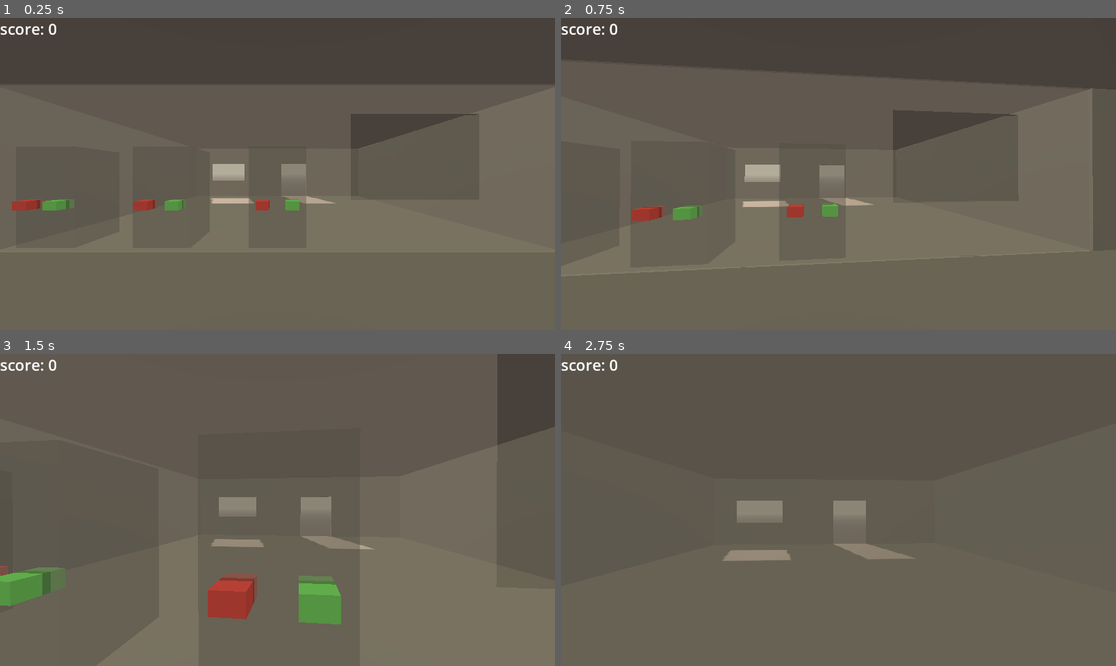
Above: before the commit, frames 1-4 (two rows, left to right).
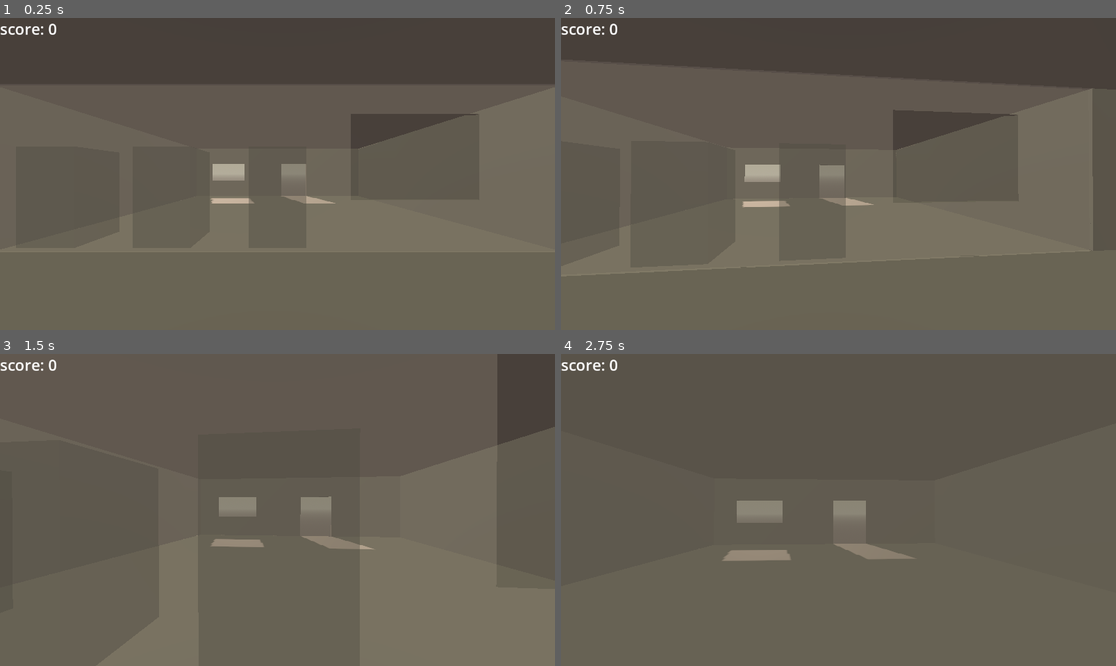
Above: after the commit, the same moments.

Repository: Sunday-Studio-Team/cafe
Game: Godot game, scene res://main.tscn
The game is run twice, just before and just after one commit, with the same random seed, the same clock (stepped at 60 frames per second) and the same inputs.
Inputs (mouse positions are in pixels of both pictures, inside the frame that each line leads up to):
- Up to frame 1 (0.25 s): no input
- Up to frame 2 (0.75 s): tap Enter at 0.5 s; move the mouse to (866, 174) at 0.52 s; hold W (move_forward) from 0.53 s (still down); tap I at 0.6 s
- Up to frame 3 (1.5 s): keep holding W (move_forward); move the mouse to (249, 510) at 1.27 s; tap I at 1.35 s
- Up to frame 4 (2.75 s): keep holding W (move_forward); move the mouse to (849, 503) at 2.02 s; tap I at 2.1 s

The runs differ from the first frame. In frame 1, 0.8% of the frame differs, in the area x 2-54%, y 58-62%; in frame 2, 0.7%; in frame 3, 3.1%, in the area x 0-62%, y 67-87%; in frame 4, nothing differs.

Commit message:
improve readability of machines

Diff:
--- a/godot/machine.gd
+++ b/godot/machine.gd
@@ -4,17 +4,20 @@
 @export var spot_for_customer: Marker3D
 @export var progress_bar: TextureProgressBar
 @export var timer: Timer
-@export var current_order_indicator: Label3D
+@export var customer_order_indicator: Label3D
 @export var final_order_indicator: Label3D
 @export var score_label: Label3D
 @export var accept_button: StaticBody3D
+@export var reject_button: StaticBody3D
+@export var waiting_approval_indicator: Label3D
+@export var making_drink_text: Label3D
 
 var occupied := false:
 	set(value):
 		occupied = value
 		if not occupied:
 			customer = null
-			current_order_indicator.hide()
+			customer_order_indicator.hide()
 			final_order_indicator.hide()
 			score_label.hide()
 			return
@@ -29,21 +32,26 @@
 func _ready() -> void:
 	timer.timeout.connect(_on_order_finished)
 	progress_bar.hide()
+	making_drink_text.hide()
 	score_label.hide()
-	current_order_indicator.hide()
+	customer_order_indicator.hide()
 	final_order_indicator.hide()
 
 
 func _physics_process(_delta: float) -> void:
 	progress_bar.value = (1 - timer.time_left / timer.wait_time) * 100
+	accept_button.visible = waiting_for_response
+	reject_button.visible = waiting_for_response
+	waiting_approval_indicator.visible = waiting_for_response
 
 
 func start_order() -> void:
 	timer.start()
 	customers_order = Global.drinks.pick_random()
-	current_order_indicator.text = "current order: " + customers_order.drink_name
-	current_order_indicator.show()
+	customer_order_indicator.text = "customer ordered: " + customers_order.drink_name
+	customer_order_indicator.show()
 	progress_bar.show()
+	making_drink_text.show()
 	print("starting order")
 
 
@@ -77,8 +85,9 @@
 
 func _on_order_finished() -> void:
 	progress_bar.hide()
+	making_drink_text.hide()
 	completed_order = Global.drinks.pick_random()
-	final_order_indicator.text = "final order: " + completed_order.drink_name
+	final_order_indicator.text = "machine made: " + completed_order.drink_name
 	final_order_indicator.show()
 	waiting_for_response = true
 
@@ -87,7 +96,7 @@
 	print("Accept was clicked")
 	if(!waiting_for_response or completed_order == null):
 		return
-
+	final_order_indicator.text = "order approved! \n dispensing drink to customer"
 	score_drink()
 	waiting_for_response = false
 	completed_order = null
@@ -103,7 +112,8 @@
 	print("Reject was clicked")
 	if(!waiting_for_response or timer.time_left > 0):
 		return
-	final_order_indicator.text = "final order: "
+	final_order_indicator.text = "order rejected! \n making a new drink"
 	timer.start()
 	progress_bar.show()
-	print()
+	making_drink_text.show()
+	waiting_for_response = false
--- a/godot/machine.tscn
+++ b/godot/machine.tscn
@@ -33,15 +33,18 @@
 material = SubResource("StandardMaterial3D_ioi8x")
 size = Vector3(0.22, 0.15, 0.3)
 
-[node name="Machine" type="Node3D" unique_id=1346980836 node_paths=PackedStringArray("spot_for_customer", "progress_bar", "timer", "current_order_indicator", "final_order_indicator", "score_label", "accept_button")]
+[node name="Machine" type="Node3D" unique_id=1346980836 node_paths=PackedStringArray("spot_for_customer", "progress_bar", "timer", "customer_order_indicator", "final_order_indicator", "score_label", "accept_button", "reject_button", "waiting_approval_indicator", "making_drink_text")]
 script = ExtResource("1_6a4ke")
 spot_for_customer = NodePath("SpotForCustomer")
 progress_bar = NodePath("ProgressIndicator/SubViewport/TextureProgressBar")
 timer = NodePath("Timer")
-current_order_indicator = NodePath("CurrentOrderIndicator")
-final_order_indicator = NodePath("FinalOrderIndicator")
+customer_order_indicator = NodePath("CustomerOrderIndicator")
+final_order_indicator = NodePath("MachineOrderIndicator")
 score_label = NodePath("ScoreLabel")
 accept_button = NodePath("AcceptButton")
+reject_button = NodePath("RejectButton")
+waiting_approval_indicator = NodePath("WaitingApprovalIndicator")
+making_drink_text = NodePath("ProgressIndicator/MakingDrinkText")
 
 [node name="MeshInstance3D" type="MeshInstance3D" parent="." unique_id=1391845402]
 transform = Transform3D(1, 0, 0, 0, 1, 0, 0, 0, 1, 0, 0.90000004, 0)
@@ -68,17 +71,24 @@
 texture_over = ExtResource("3_ioi8x")
 texture_progress = ExtResource("4_llj37")
 
+[node name="MakingDrinkText" type="Label3D" parent="ProgressIndicator" unique_id=693808641]
+transform = Transform3D(1, 0, 0, 0, 1, 0, 0, 0, 1, 0, 0, 0.096037865)
+billboard = 2
+text = "making drink . . ."
+
 [node name="Timer" type="Timer" parent="." unique_id=1788318326]
 wait_time = 10.0
 one_shot = true
 
-[node name="CurrentOrderIndicator" type="Label3D" parent="." unique_id=2089461590]
+[node name="CustomerOrderIndicator" type="Label3D" parent="." unique_id=2089461590]
 transform = Transform3D(1, 0, 0, 0, 1, 0, 0, 0, 1, 0, 1.5999999, 1)
-text = "current order:"
+text = "customer ordered:"
+font_size = 24
 
-[node name="FinalOrderIndicator" type="Label3D" parent="." unique_id=1724140398]
+[node name="MachineOrderIndicator" type="Label3D" parent="." unique_id=1724140398]
 transform = Transform3D(1, 0, 0, 0, 1, 0, 0, 0, 1, 0, 1.3, 1)
-text = "final order:"
+text = "machine made:"
+font_size = 24
 
 [node name="ScoreLabel" type="Label3D" parent="." unique_id=2094560560]
 transform = Transform3D(1, 0, 0, 0, 1, 0, 0, 0, 1, 0.7, 1.9, 1)
@@ -86,7 +96,7 @@
 font_size = 64
 
 [node name="AcceptButton" type="StaticBody3D" parent="." unique_id=1768371020]
-transform = Transform3D(1, 0, 0, 0, 1, 0, 0, 0, 1, 0.25, 0.774, 0.509)
+transform = Transform3D(1, 0, 0, 0, 1, 0, 0, 0, 1, 0.25, 0.774, 1.0090001)
 collision_layer = 2
 collision_mask = 0
 
@@ -97,7 +107,7 @@
 shape = SubResource("BoxShape3D_loq51")
 
 [node name="RejectButton" type="StaticBody3D" parent="." unique_id=1834573486]
-transform = Transform3D(1, 0, 0, 0, 1, 0, 0, 0, 1, -0.255, 0.774, 0.509)
+transform = Transform3D(1, 0, 0, 0, 1, 0, 0, 0, 1, -0.255, 0.774, 1.0090001)
 collision_layer = 2
 collision_mask = 0
 
@@ -107,5 +117,11 @@
 [node name="CollisionShape3D" type="CollisionShape3D" parent="RejectButton" unique_id=1863884231]
 shape = SubResource("BoxShape3D_loq51")
 
+[node name="WaitingApprovalIndicator" type="Label3D" parent="." unique_id=879957228]
+transform = Transform3D(1, 0, 0, 0, 1, 0, 0, 0, 1, 0, 0.59999996, 1.2)
+text = "order complete!
+waiting for approval ^"
+font_size = 16
+
 [connection signal="input_event" from="AcceptButton" to="." method="_on_accept_button_input_event"]
 [connection signal="input_event" from="RejectButton" to="." method="_on_reject_button_input_event"]
